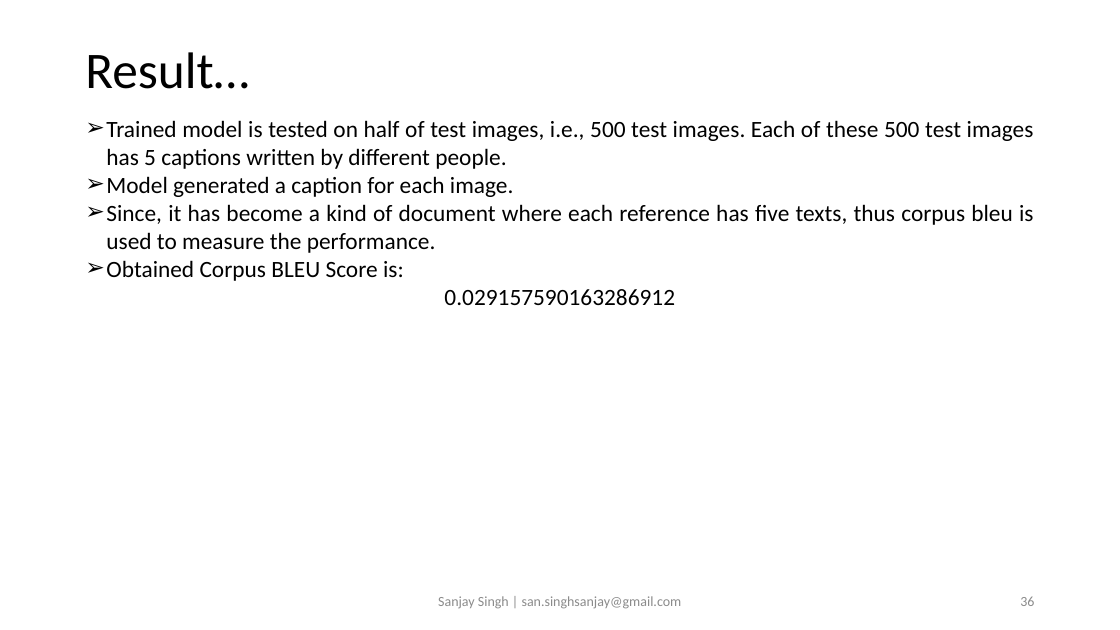
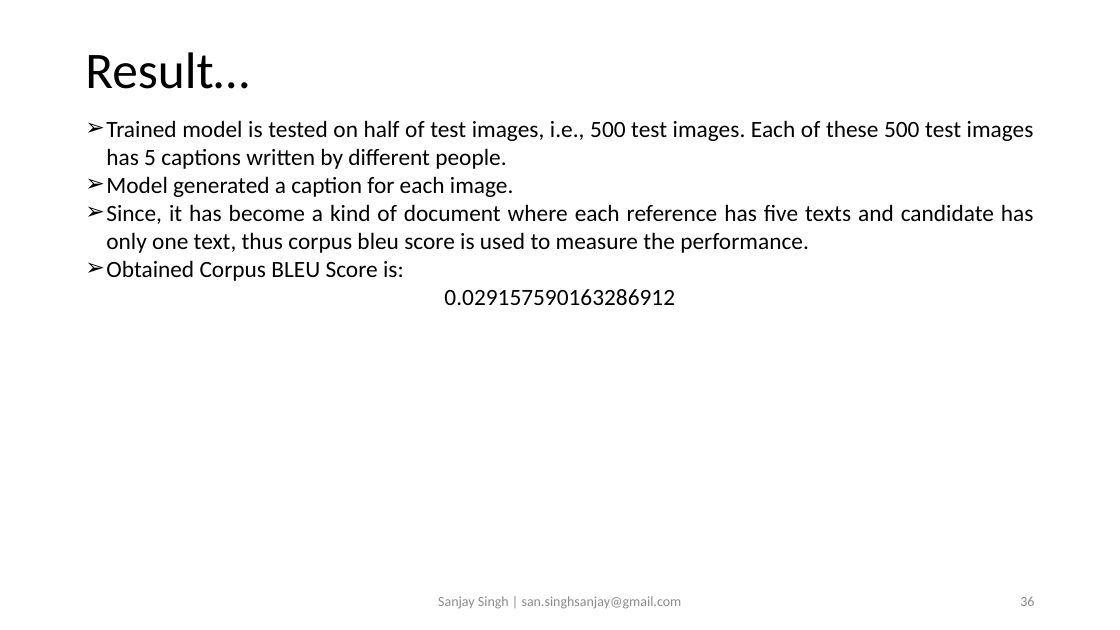
Before and after one commit to sansinghsanjay/Flickr8k_ImageCaptioning_AttentionMechanism, a slide deck: slide 36 of readme.pptx. Drawn at 1120x630 pixels with LibreOffice and Linux fonts; fonts in the diff are those of the drawing. Boxes give left, top, right and bottom in pixels: in the first picture for what was removed or moved away, otherwise in the second. Text is boxed around its words. In the diff, an @@ line names an element or a change of style, - is before the commit and + after.

```diff
--- a/readme.pptx
+++ b/readme.pptx
@@ text at (106, 204, 1034, 253): text changed @@
-➢ Since, it has become a kind of document where each reference has five texts, thus corpus bleu is used to measure the performance.
+➢ Since, it has become a kind of document where each reference has five texts and candidate has only one text, thus corpus bleu score is used to measure the performance.
```
Also in this commit, not shown: 5 other slides changed, 2 other files.
